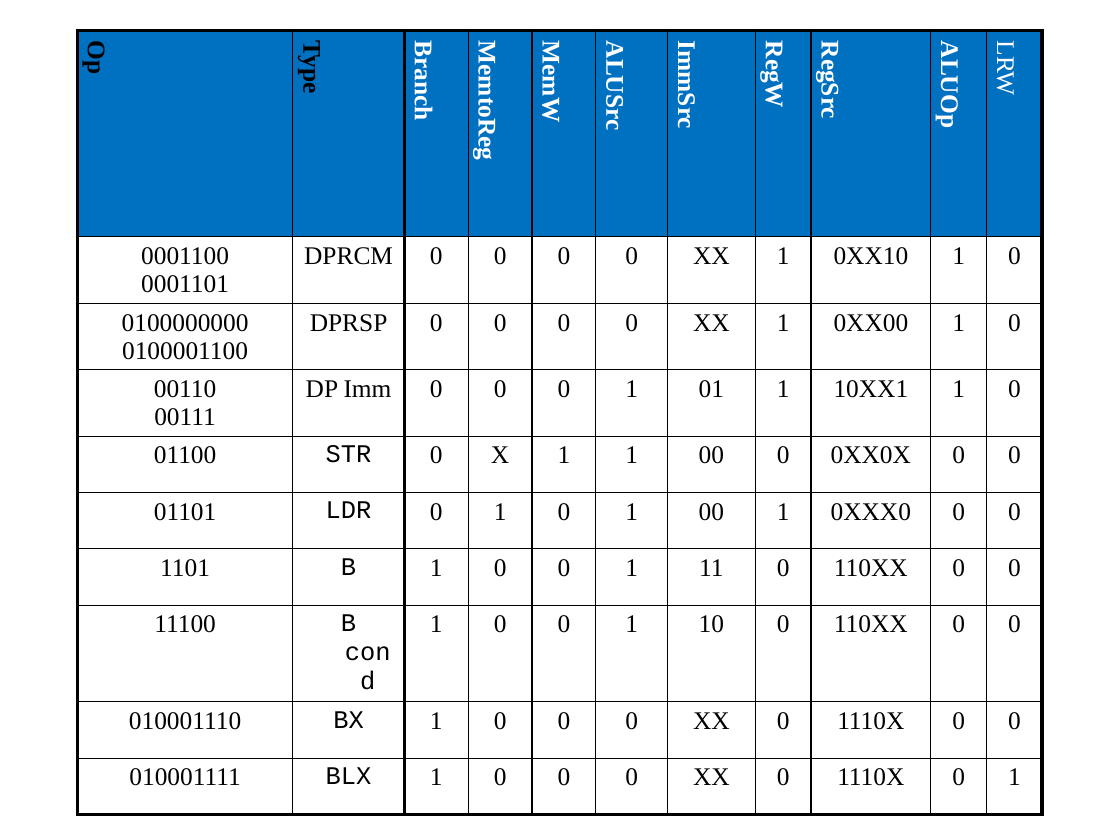
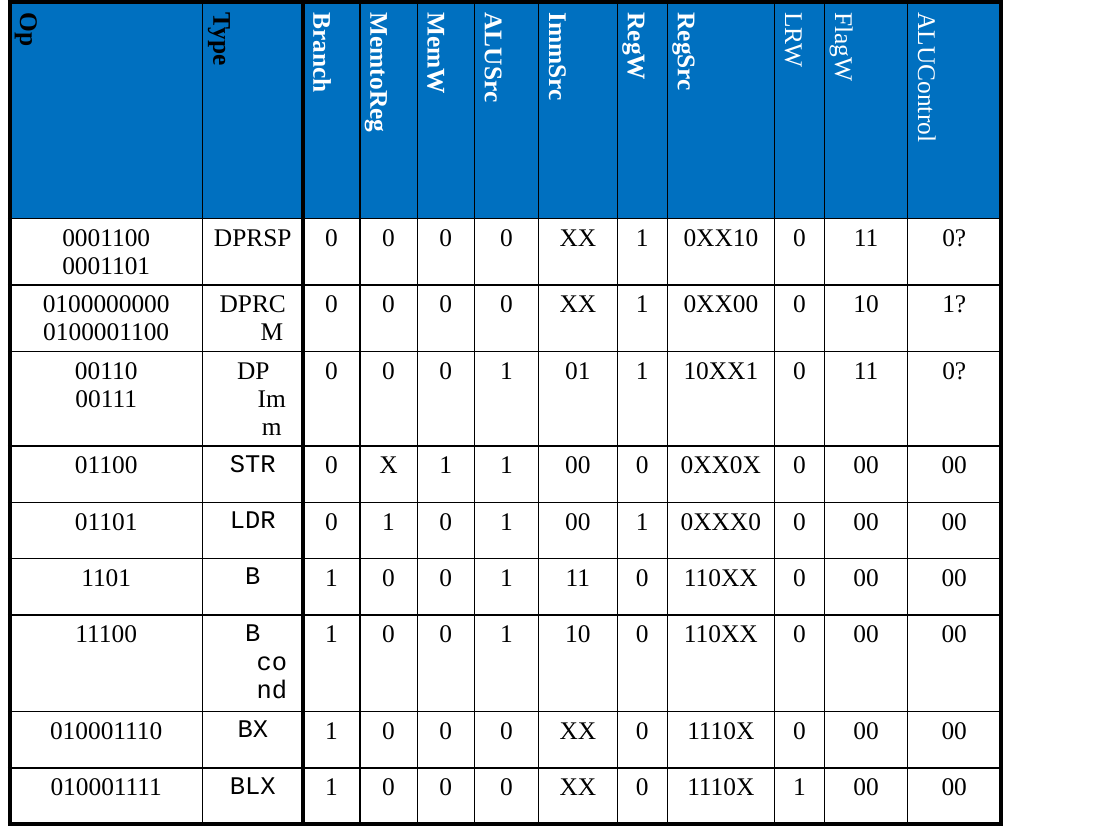
Before and after one commit to jardelufc/RISCME, a slide deck: slide 4 of docs/RISCME..pptx. Drawn at 1120x840 pixels with LibreOffice and Linux fonts; fonts in the diff are those of the drawing. Boxes give left, top, right and bottom in pixels: in the first picture for what was removed or moved away, otherwise in the second. Text is boxed around its words. In the diff, an @@ line names an element or a change of style, - is before the commit and + after.

```diff
--- a/docs/RISCME..pptx
+++ b/docs/RISCME..pptx
@@ table at (10,2,1001,800) @@
-column 2, row 2: DPRCM
+column 2, row 2: DPRSP
-column 2, row 3: DPRSP
+column 2, row 3: DPRCM
-column 10: ALUOp | 1 | 1 | 1 | 0 | 0 | 0 | 0 | 0 | 0
+column 11: FlagW | 11 | 10 | 11 | 00 | 00 | 00 | 00 | 00 | 00
+column 12: ALUControl | 0? | 1? | 0? | 00 | 00 | 00 | 00 | 00 | 00
@@ table: place and size @@
-table at (77,30,1044,790)
+table at (10,2,1001,800)
```
Also in this commit, not shown: 3 other files.
